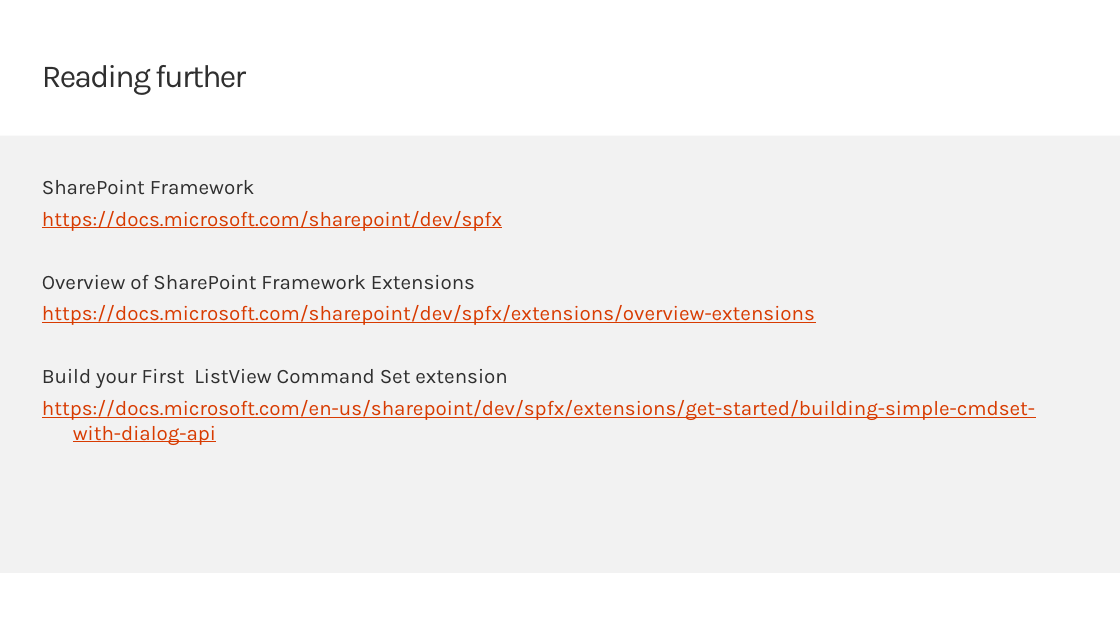
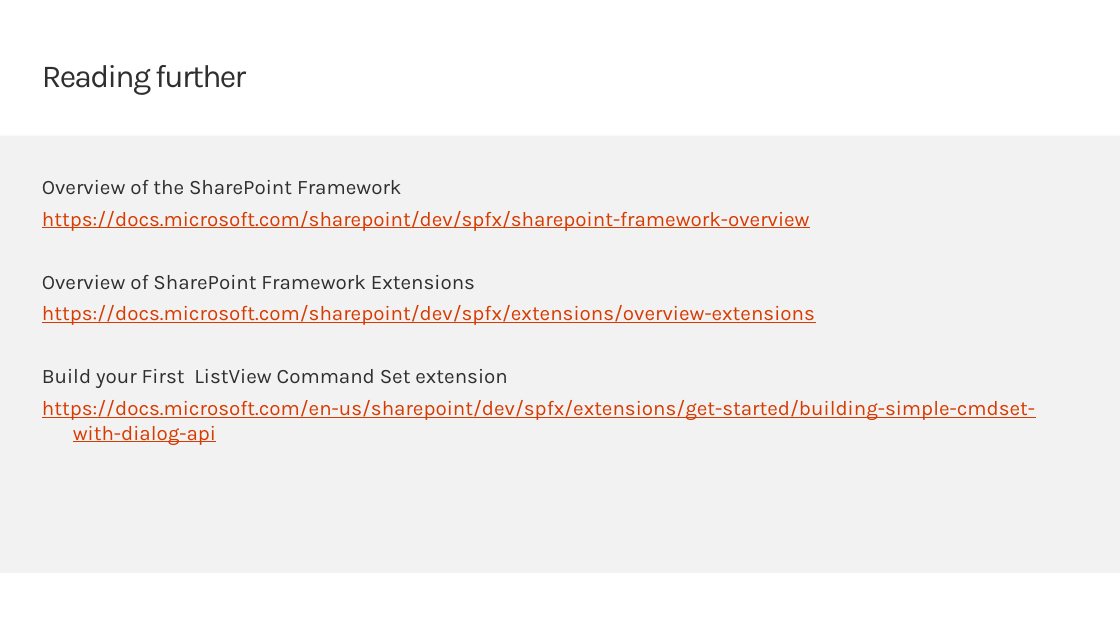
Before and after one commit to SharePoint/sp-dev-training-spfx-extensions, a slide deck: slide 12 of 03 commandset.pptx. Drawn at 1120x630 pixels with LibreOffice and Linux fonts; fonts in the diff are those of the drawing; background and template pictures are left out. Boxes give left, top, right and bottom in pixels: in the first picture for what was removed or moved away, otherwise in the second. Text is boxed around its words. In the diff, an @@ line names an element or a change of style, - is before the commit and + after.

Commit message:
Fix link in command set customizer slide deck

```diff
--- a/03 commandset.pptx
+++ b/03 commandset.pptx
@@ text at (x1=42, y1=180, x2=810, y2=231): text changed @@
-SharePoint Framework
-https://docs.microsoft.com/sharepoint/dev/spfx
+Overview of the SharePoint Framework
+https://docs.microsoft.com/sharepoint/dev/spfx/sharepoint-framework-overview
```
